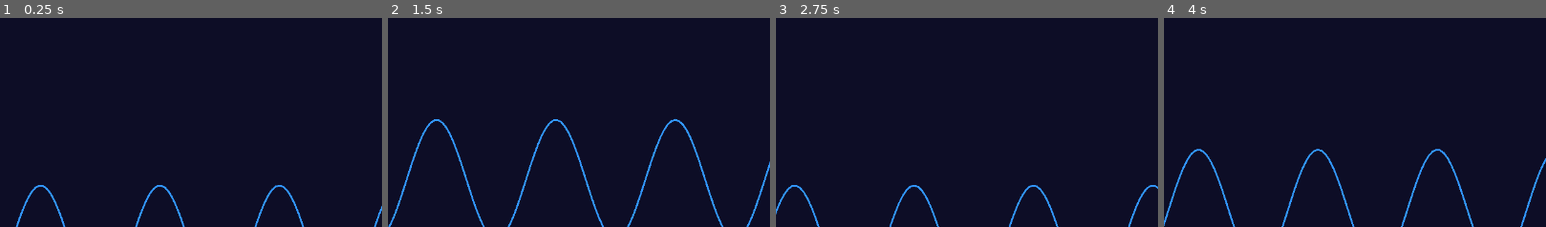
Above: before the commit, frames 1-4 (left to right).
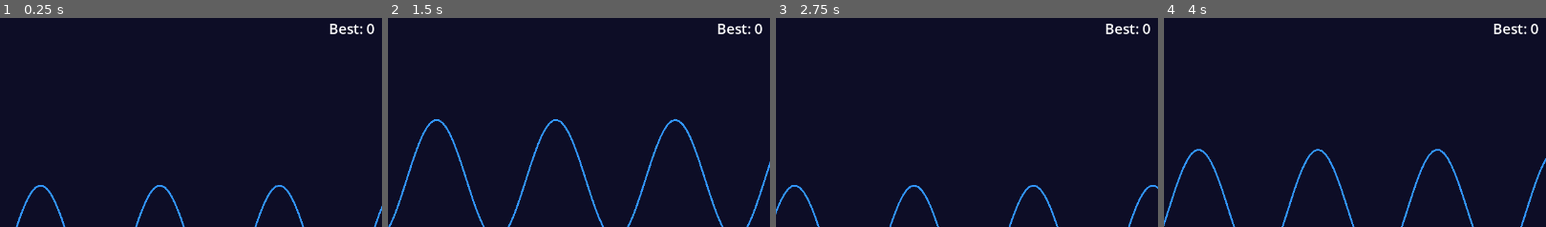
Above: after the commit, the same moments.

Repository: willist/sine-game
Game: Godot game, scene res://main.tscn
The game is run twice, just before and just after one commit, with the same random seed, the same clock (stepped at 60 frames per second) and the same inputs.
Inputs:
- Up to frame 1 (0.25 s): no input
- Up to frame 2 (1.5 s): hold W (move_up) 0.53-1.28 s; hold A (decrease_wavelength) 0.53-1.28 s; hold S (move_down) from 1.28 s (still down); tap D (increase_wavelength) at 1.35 s
- Up to frame 3 (2.75 s): release S (move_down) at 2.03 s; hold W (move_up) from 2.03 s (still down); hold Shift from 2.03 s (still down)
- Up to frame 4 (4 s): release Shift at 2.78 s; tap A (decrease_wavelength) at 2.85 s; release W (move_up) at 3.53 s; hold S (move_down) from 3.53 s (still down); hold D (increase_wavelength) from 3.53 s (still down)
The pictures show only the part of the screen within x 49-99%, y 0-50%; the shares and areas given below are measured in that part.

The runs differ from the first frame. In frame 1, 0.3% of the frame differs, in the area x 86-98%, y 2-8%; in frame 2, 0.3%; in frame 3, 0.3%; in frame 4, 0.3%.

Commit message:
feat: add persistent high score tracking
- Save high score to local storage (user://high_score.save)
- Load high score on game start
- Display best score in top right corner
- Add game_over signal to surfer for score update before reload
- Update high score label when player beats their best

Diff:
--- a/main.gd
+++ b/main.gd
@@ -4,15 +4,22 @@
 @onready var surfer = $Surfer
 @onready var obstacle_timer = $ObstacleTimer
 @onready var score_label = $UI/ScoreLabel
+@onready var high_score_label = $UI/HighScoreLabel
 @onready var pause_overlay = $UI/PauseOverlay
 
 var obstacle_scene = preload("res://obstacle.tscn")
 var score: int = 0
+var high_score: int = 0
 var game_time: float = 0.0
+
+const SAVE_PATH = "user://high_score.save"
 
 func _ready():
 	surfer.set_wave(wave)
+	surfer.game_over.connect(_on_game_over)
 	pause_overlay.hide()
+	load_high_score()
+	high_score_label.text = "Best: " + str(high_score)
 
 func _unhandled_input(event):
 	if event.is_action_pressed("toggle_pause"):
@@ -52,3 +59,22 @@
 	obstacle.set_speed(wave.wave_speed)
 
 	add_child(obstacle)
+
+func load_high_score():
+	if FileAccess.file_exists(SAVE_PATH):
+		var file = FileAccess.open(SAVE_PATH, FileAccess.READ)
+		high_score = file.get_32()
+		file.close()
+	else:
+		high_score = 0
+
+func save_high_score():
+	var file = FileAccess.open(SAVE_PATH, FileAccess.WRITE)
+	file.store_32(high_score)
+	file.close()
+
+func _on_game_over():
+	if score > high_score:
+		high_score = score
+		high_score_label.text = "Best: " + str(high_score)
+		save_high_score()
--- a/main.tscn
+++ b/main.tscn
@@ -33,6 +33,19 @@
 offset_bottom = 60.0
 theme_override_font_sizes/font_size = 24
 text = "Score: 0"
+
+[node name="HighScoreLabel" type="Label" parent="UI"]
+anchors_preset = 1
+anchor_left = 1.0
+anchor_right = 1.0
+offset_left = -220.0
+offset_top = 20.0
+offset_right = -20.0
+offset_bottom = 60.0
+grow_horizontal = 0
+theme_override_font_sizes/font_size = 24
+text = "Best: 0"
+horizontal_alignment = 2
 
 [node name="InfoLabel" type="Label" parent="UI"]
 offset_left = 20.0
--- a/surfer.gd
+++ b/surfer.gd
@@ -1,4 +1,6 @@
 extends Area2D
+
+signal game_over
 
 var wave: Node2D = null
 var surfer_x: float = 300.0
@@ -20,8 +22,10 @@
 
 func _on_area_entered(area):
 	if area.is_in_group("obstacles"):
-		game_over()
+		handle_game_over()
 
-func game_over():
+func handle_game_over():
 	print("Game Over! Hit an obstacle!")
-	get_tree().call_deferred("reload_current_scene")
+	game_over.emit()
+	await get_tree().create_timer(0.1).timeout
+	get_tree().reload_current_scene()
